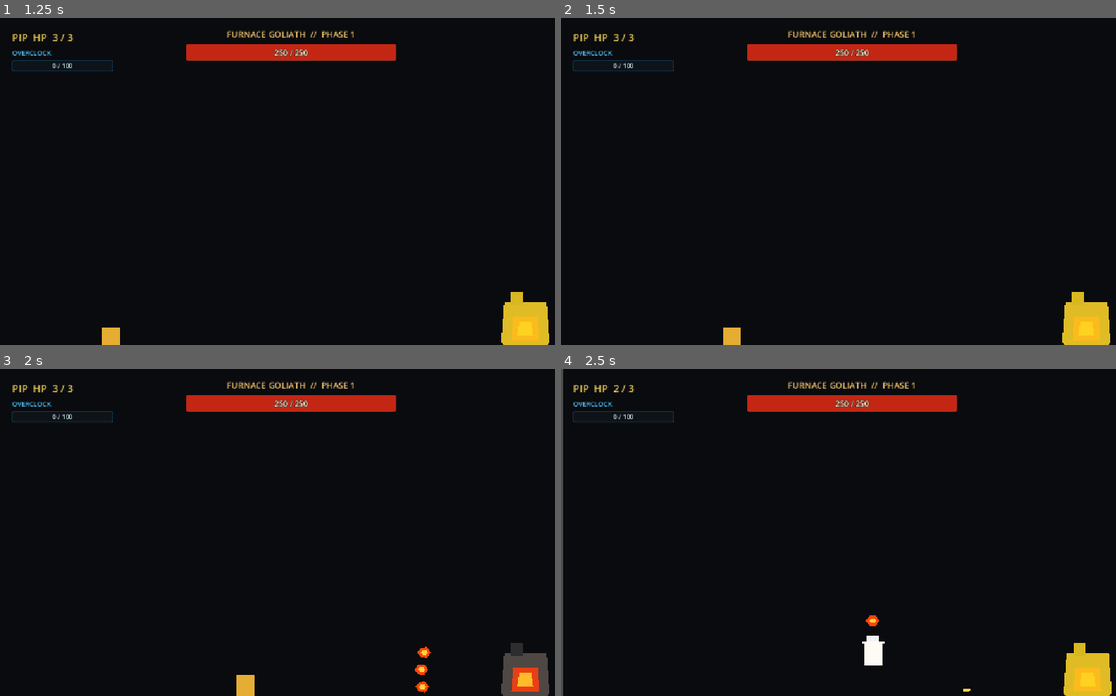
Above: before the commit, frames 1-4 (two rows, left to right).
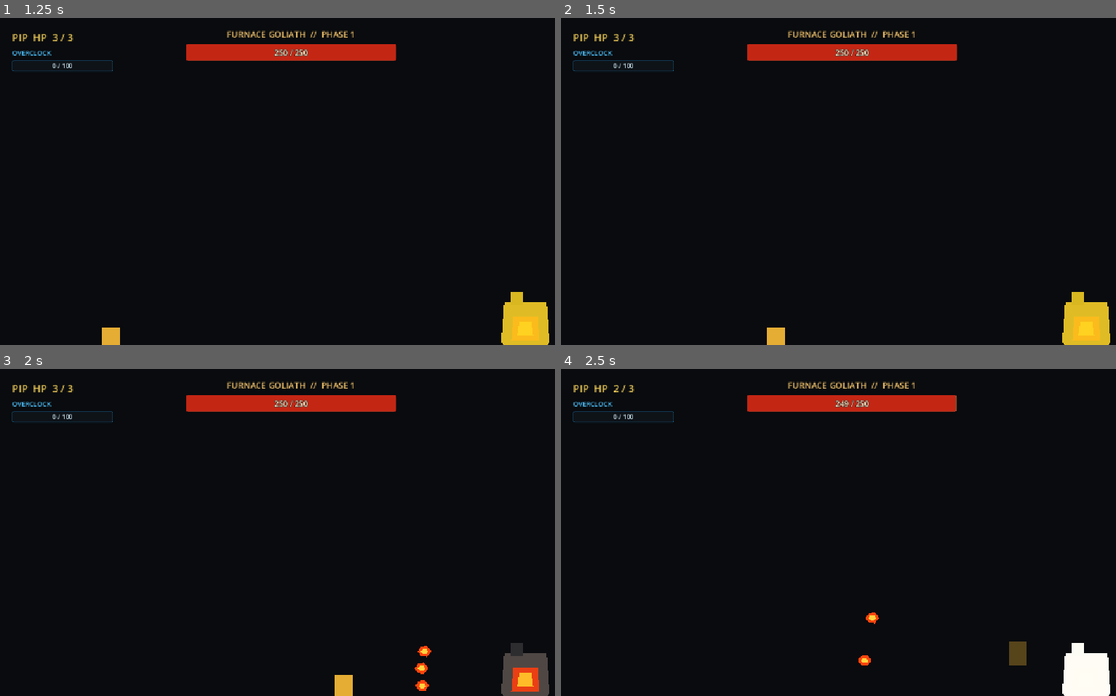
Above: after the commit, the same moments.

Repository: koushamoeini/Reign-of-Gears
Game: Godot game, scene res://main.tscn
Same seed, same stepped clock (60 frames per second), same inputs: the game is played once before the commit and once after it.
Inputs:
- Up to frame 1 (1.25 s): click "START GAME" at 0.5 s
- Up to frame 2 (1.5 s): tap Enter at 1.25 s; hold Right (pip_move_right) from 1.28 s (still down); tap A (pip_dash) at 1.35 s
- Up to frame 3 (2 s): keep holding Right (pip_move_right); tap F (pip_jump) at 1.52 s
- Up to frame 4 (2.5 s): keep holding Right (pip_move_right); tap D (pip_shoot) at 2.1 s; tap F (pip_jump) at 2.27 s

Frame 1 is identical in both runs. In frame 2, 0.3% of the frame differs, in the area x 29-41%, y 94-100%; in frame 3, 0.5%; in frame 4, 2.2%, in the area x 0-100%, y 0-100%.

Commit message:
Tune player speed and phase three

Diff:
--- a/bosses/furnace_goliath.gd
+++ b/bosses/furnace_goliath.gd
@@ -15,7 +15,7 @@
 const PHASE_ONE_SPREAD_ANGLE := 0.22
 const PHASE_TWO_BURST_COUNT := 3
 const PHASE_TWO_BURST_INTERVAL := 0.16
-const PHASE_THREE_STREAM_INTERVAL := 0.18
+const PHASE_THREE_STREAM_INTERVAL := 0.85
 const PHASE_THREE_FIRE_RATE_MULTIPLIER := 1.5
 const DASH_SPEED := 820.0
 const DASH_DURATION := 0.65
@@ -41,7 +41,7 @@
 var hit_flash_version: int = 0
 var rage_tween: Tween
 var is_transition_shield_active: bool = false
-var rage_next_bullet_is_blue: bool = false
+var rage_stream_shot_index: int = 0
 
 
 func _ready() -> void:
@@ -266,8 +266,10 @@
 	if phase != 3 or not is_instance_valid(player):
 		return
 	var target_direction := muzzle.global_position.direction_to(player.global_position)
-	_spawn_fireball(target_direction, 1 if rage_next_bullet_is_blue else 0)
-	rage_next_bullet_is_blue = not rage_next_bullet_is_blue
+	# Two electric-blue shots for every orange shot maintain Overclock openings.
+	var is_blue := rage_stream_shot_index % 3 != 0
+	_spawn_fireball(target_direction, 1 if is_blue else 0)
+	rage_stream_shot_index += 1
 
 
 func _current_shot_interval() -> float:
--- a/hazards/stage_hazard_controller.tscn
+++ b/hazards/stage_hazard_controller.tscn
@@ -3,7 +3,7 @@
 [ext_resource type="Script" path="res://hazards/stage_hazard_controller.gd" id="1_controller"]
 
 [sub_resource type="RectangleShape2D" id="PressureShape"]
-size = Vector2(120, 110)
+size = Vector2(70, 110)
 
 [node name="StageHazards" type="Node2D"]
 script = ExtResource("1_controller")
@@ -20,7 +20,7 @@
 collision_mask = 1
 
 [node name="Flames" type="Polygon2D" parent="PressureHazards/LeftPressure"]
-polygon = PackedVector2Array(-60, 55, -60, -35, -45, -8, -30, -48, -12, -12, 5, -55, 22, -10, 42, -42, 60, -5, 60, 55)
+polygon = PackedVector2Array(-35, 55, -35, -35, -27, -8, -18, -48, -7, -12, 3, -55, 13, -10, 25, -42, 35, -5, 35, 55)
 color = Color(1, 0.22, 0.03, 0.85)
 
 [node name="CollisionShape2D" type="CollisionShape2D" parent="PressureHazards/LeftPressure"]
@@ -33,7 +33,7 @@
 collision_mask = 1
 
 [node name="Flames" type="Polygon2D" parent="PressureHazards/RightPressure"]
-polygon = PackedVector2Array(-60, 55, -60, -5, -42, -42, -22, -10, -5, -55, 12, -12, 30, -48, 45, -8, 60, -35, 60, 55)
+polygon = PackedVector2Array(-35, 55, -35, -5, -25, -42, -13, -10, -3, -55, 7, -12, 18, -48, 27, -8, 35, -35, 35, 55)
 color = Color(1, 0.22, 0.03, 0.85)
 
 [node name="CollisionShape2D" type="CollisionShape2D" parent="PressureHazards/RightPressure"]
--- a/player/pip.gd
+++ b/player/pip.gd
@@ -7,9 +7,9 @@
 signal overclock_mode_changed(is_active: bool)
 
 # Movement tuning: adjust these values to change how Pip feels.
-const SPEED := 260.0 # Horizontal movement speed.
+const SPEED := 450.0 # Horizontal movement speed.
 const JUMP_VELOCITY := -740.0 # More negative means a higher jump.
-const DASH_SPEED := 760.0 # Horizontal speed during a dash.
+const DASH_SPEED := 1320.0 # Horizontal speed during a dash.
 const RISE_GRAVITY_MULTIPLIER := 2.0
 const FALL_GRAVITY_MULTIPLIER := 2.5
 const MAX_FALL_SPEED := 1750.0
